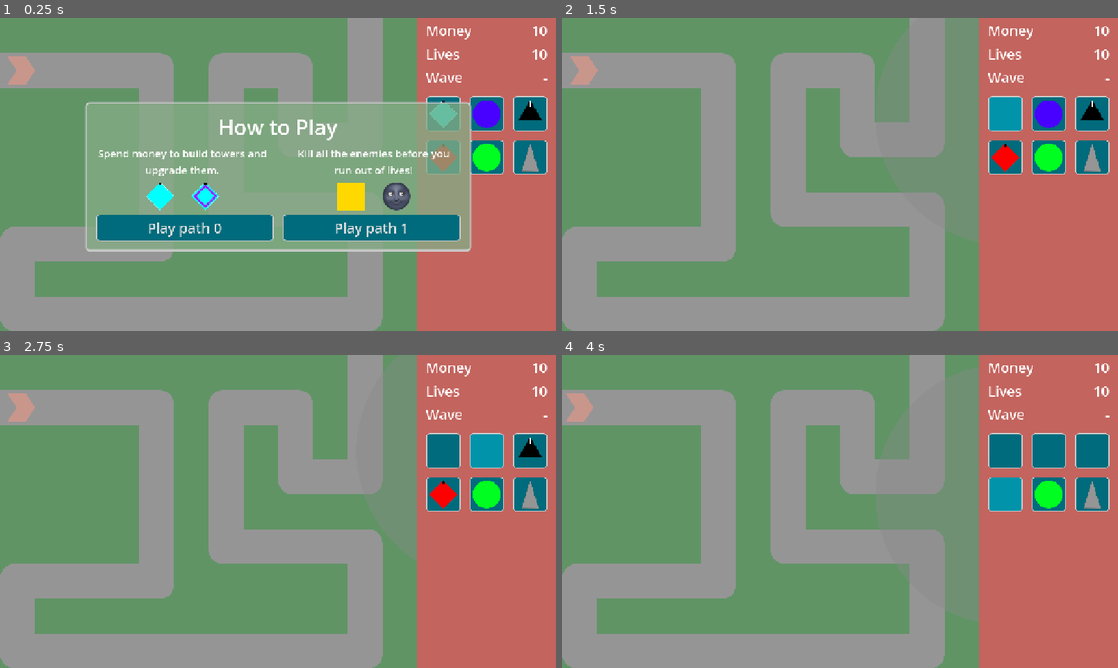
Above: before the commit, frames 1-4 (two rows, left to right).
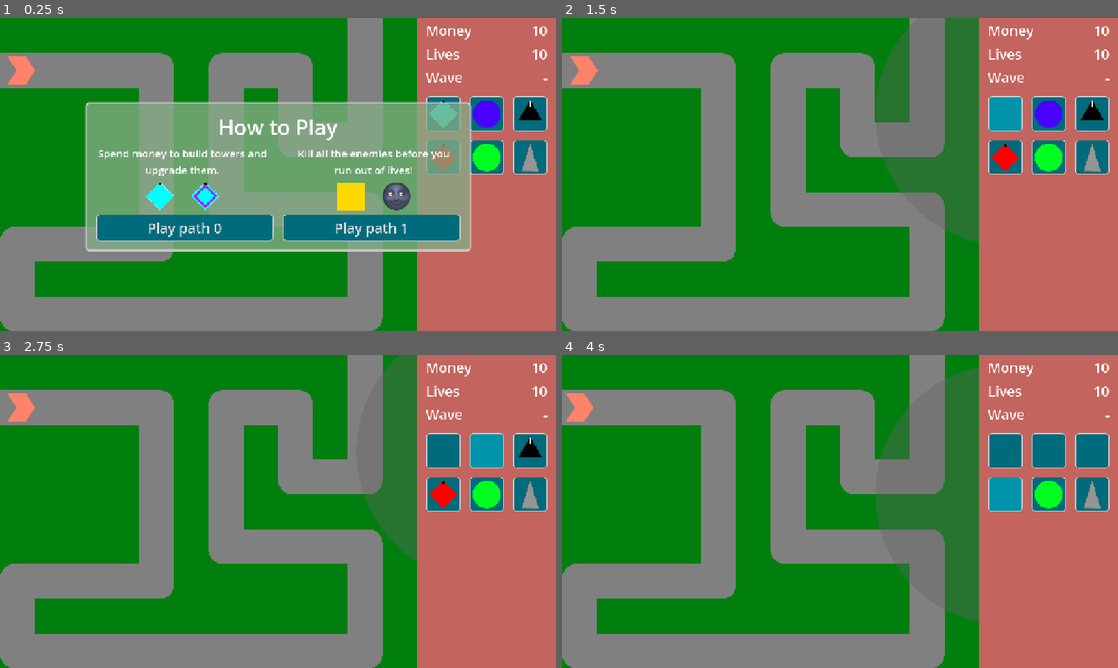
Above: after the commit, the same moments.

Repository: phrasmotica/godot-tower-defence
Game: Godot game, scene res://scenes/game.tscn
Same seed, same stepped clock (60 frames per second), same inputs: the game is played once before the commit and once after it.
Inputs (mouse positions are in pixels of both pictures, inside the frame that each line leads up to):
- Up to frame 1 (0.25 s): no input
- Up to frame 2 (1.5 s): click "Play path 0" at 0.5 s; click (1006, 115) at 1.25 s
- Up to frame 3 (2.75 s): click (489, 452) at 2 s
- Up to frame 4 (4 s): click (1090, 452) at 2.75 s; click (1006, 492) at 3.5 s

The runs differ from the first frame. In frame 1, 28% of the frame differs, in the area x 0-75%, y 0-100%; in frame 2, 48%; in frame 3, 45%; in frame 4, 48%.

Commit message:
Rearrange game scene and alter several z-indexes to ensure the selected tower appears above the path tint

Diff:
--- a/scenes/game.tscn
+++ b/scenes/game.tscn
@@ -20,9 +20,13 @@
 [node name="Path1" parent="PathManager" instance=ExtResource("10_q42hf")]
 visible = false
 
-[node name="Towers" type="Node2D" parent="."]
-z_index = 1000
+[node name="PathTint" parent="." instance=ExtResource("6_gee14")]
+visible = false
+z_index = 10
+
+[node name="Towers" type="Node2D" parent="." node_paths=PackedStringArray("path_tint")]
 script = ExtResource("5_rtba5")
+path_tint = NodePath("../PathTint")
 
 [node name="Foreground" type="Node2D" parent="."]
 
@@ -37,8 +41,6 @@
 offset_right = 0.0
 offset_bottom = 1020.0
 grow_horizontal = 0
-
-[node name="GameTint" parent="CanvasLayer" instance=ExtResource("6_gee14")]
 
 [node name="OverlayCanvas" type="CanvasLayer" parent="."]
 
--- a/scenes/towers/cannon_tower.tscn
+++ b/scenes/towers/cannon_tower.tscn
@@ -118,7 +118,7 @@
 level_manager = NodePath("../../Weaponry/Levels")
 
 [node name="LevelSprite" type="Sprite2D" parent="Appearance"]
-z_index = 100
+z_index = 5
 rotation = 1.5708
 texture = ExtResource("7_j030q")
 
--- a/scenes/towers/gun_tower.tscn
+++ b/scenes/towers/gun_tower.tscn
@@ -119,7 +119,7 @@
 level_manager = NodePath("../../Weaponry/Levels")
 
 [node name="LevelSprite" type="Sprite2D" parent="Appearance"]
-z_index = 100
+z_index = 5
 rotation = 1.5708
 texture = ExtResource("9_ja0ml")
 
--- a/scenes/towers/machine_gun_tower.tscn
+++ b/scenes/towers/machine_gun_tower.tscn
@@ -106,7 +106,7 @@
 level_manager = NodePath("../../Weaponry/Levels")
 
 [node name="LevelSprite" type="Sprite2D" parent="Appearance"]
-z_index = 100
+z_index = 5
 rotation = 1.5708
 texture = ExtResource("8_rev5t")
 
--- a/scenes/towers/poison_tower.tscn
+++ b/scenes/towers/poison_tower.tscn
@@ -107,7 +107,7 @@
 level_manager = NodePath("../../Weaponry/Levels")
 
 [node name="LevelSprite" type="Sprite2D" parent="Appearance"]
-z_index = 100
+z_index = 5
 rotation = 1.5708
 texture = ExtResource("8_ierun")
 
--- a/scenes/towers/slow_tower.tscn
+++ b/scenes/towers/slow_tower.tscn
@@ -108,7 +108,7 @@
 level_manager = NodePath("../../Weaponry/Levels")
 
 [node name="LevelSprite" type="Sprite2D" parent="Appearance"]
-z_index = 100
+z_index = 5
 rotation = 1.5708
 texture = ExtResource("7_34jkt")
 
--- a/scenes/towers/sniper_tower.tscn
+++ b/scenes/towers/sniper_tower.tscn
@@ -107,7 +107,7 @@
 level_manager = NodePath("../../Weaponry/Levels")
 
 [node name="LevelSprite" type="Sprite2D" parent="Appearance"]
-z_index = 100
+z_index = 5
 rotation = 1.5708
 texture = ExtResource("7_l2h3t")
 
--- a/scenes/towers/tower_manager.gd
+++ b/scenes/towers/tower_manager.gd
@@ -1,4 +1,8 @@
-class_name TowerManager extends Node2D
+class_name TowerManager
+extends Node2D
+
+@export
+var path_tint: Control
 
 var all_towers: Array[Tower] = []
 var selected_idx := 0
@@ -52,9 +56,9 @@
 	var new_tower = all_towers[selected_idx]
 	select_tower(new_tower)
 
-func deselect_tower():
+func deselect_tower() -> void:
 	if selected_tower:
-		unhighlight()
+		unhighlight(selected_tower)
 		selected_tower.deselect()
 		selected_tower = null
 	else:
@@ -99,10 +103,11 @@
 	selected_tower.sell()
 	selected_tower = null
 
-func unhighlight():
-	# if selected_tower:
-	# 	selected_tower.reparent(self, true)
-	pass
+func highlight(tower: Tower) -> void:
+	tower.z_index = path_tint.z_index + 1
+
+func unhighlight(tower: Tower) -> void:
+	tower.z_index = 0
 
 func select_tower(tower: Tower) -> void:
 	if tower == selected_tower:
@@ -110,7 +115,7 @@
 		return
 
 	if selected_tower:
-		unhighlight()
+		unhighlight(selected_tower)
 		selected_tower.deselect()
 
 	var old_tower := selected_tower
@@ -119,6 +124,7 @@
 	selected_idx = all_towers.find(tower)
 
 	if selected_tower:
+		highlight(selected_tower)
 		selected_tower.select()
 
 	TowerEvents.emit_selected_tower_changed(selected_tower, old_tower)
@@ -126,25 +132,15 @@
 func _on_tower_placing_started(tower: Tower) -> void:
 	deselect_tower()
 
-	# BUG: the tower is not appearing above the game tint when selected...
 	add_child(tower)
 
 func _on_tower_placing_finished(_tower: Tower) -> void:
-	# ensure the tower is not part of the UI anymore
-
-	# reparenting causes the tower node's _ready() method to be called, which
-	# resets it to the PLACING state. We don't want this... just disable all
-	# reparenting for now
-	# tower.reparent(self, true)
-
 	TowerEvents.tower_warmup_finished.connect(
 		func(t: Tower, _first_level: TowerLevel) -> void:
 			all_towers.append(t)
 	, CONNECT_ONE_SHOT)
 
 func _on_tower_selected(tower: Tower) -> void:
-	unhighlight()
-
 	select_tower(tower)
 
 func _on_lives_manager_lives_depleted() -> void:
--- a/scenes/ui/game_ui/states/game_ui_state_enabled.gd
+++ b/scenes/ui/game_ui/states/game_ui_state_enabled.gd
@@ -23,9 +23,6 @@
 	transition_state(GameUI.State.CREATING_TOWER, GameUIStateData.build().with_tower_scene(tower_scene))
 
 func _on_selected_tower_changed(_tower: Tower, old_tower: Tower) -> void:
-	# we assume tower is not null here
-	# tower.reparent(_game_ui, true)
-
 	if old_tower == null:
 		_appearance.animate_show_ui()
 
